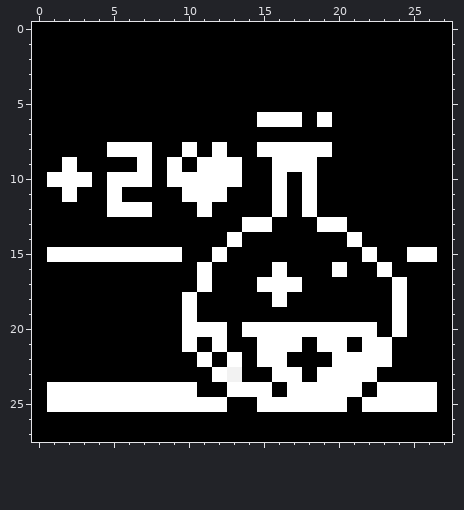
Pixel-art sprite -- src/images/event/Card_Potion.png. Above, as it was before the edit.
The file is 28x28 pixels.
And afterwards:
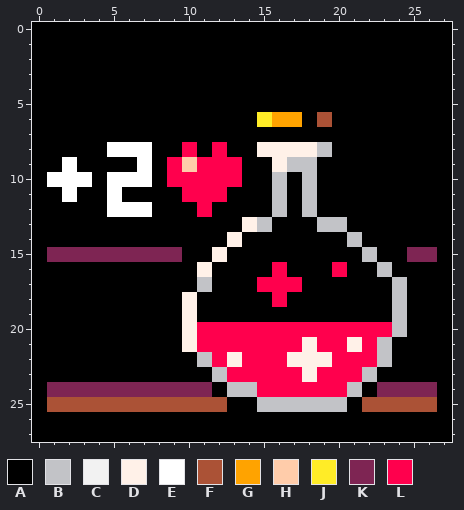
Palette (. is transparent): A #000000  B #c2c3c7  C #f2f2f2  D #fff1e8  E #ffffff  F #ab5236  G #ffa300  H #ffccaa  J #ffec27  K #7e2553  L #ff004d
From old to new:
y 6: x 15..17 EEE -> JGG; x 19 E -> F
y 8: x 10 E -> L; x 12 E -> L; x 15..19 EEEEE -> DDDDB
y 9: x 9..13 EAEEE -> LHLLL; x 16..18 EEE -> DBB
y 10: x 9..13 EEEEE -> LLLLL; x 16 E -> B; x 18 E -> B
y 11: x 10..12 EEE -> LLL; x 16 E -> B; x 18 E -> B
y 12: x 11 E -> L; x 16 E -> B; x 18 E -> B
y 13: x 14..15 EE -> DB; x 19..20 EE -> BB
y 14: x 13 E -> D; x 21 E -> B
y 15: x 1..9 EEEEEEEEE -> KKKKKKKKK; x 12 E -> D; x 22 E -> B; x 25..26 EE -> KK
y 16: x 11 E -> D; x 16 E -> L; x 20 E -> L; x 23 E -> B
y 17: x 11 E -> B; x 15..17 EEE -> LLL; x 24 E -> B
y 18: x 10 E -> D; x 16 E -> L; x 24 E -> B
y 19: x 10 E -> D; x 24 E -> B
y 20: x 10..24 EEEAEEEEEEEEEAE -> DLLLLLLLLLLLLLB
y 21: x 10..23 EAEAAEEEAEEAEE -> DLLLLLLLDLLDLB
y 22: x 11..23 EAEAEEAAAEEEE -> BLDLLLDDDLLLB
y 23: x 12..22 ECAAEEAEEEE -> BLLLLLDLLLB
y 24: x 1..11 EEEEEEEEEEA -> KKKKKKKKKKK; x 13..21 EEEAEEEEE -> BBLLLLLLB; x 23..26 EEEE -> KKKK
y 25: x 1..12 EEEEEEEEEEEE -> FFFFFFFFFFFF; x 15..20 EEEEEE -> BBBBBB; x 22..26 EEEEE -> FFFFF
Where, in picture pixels (left, top, right, bottom), the same in both pictures:
changed: (47, 112, 437, 412)
